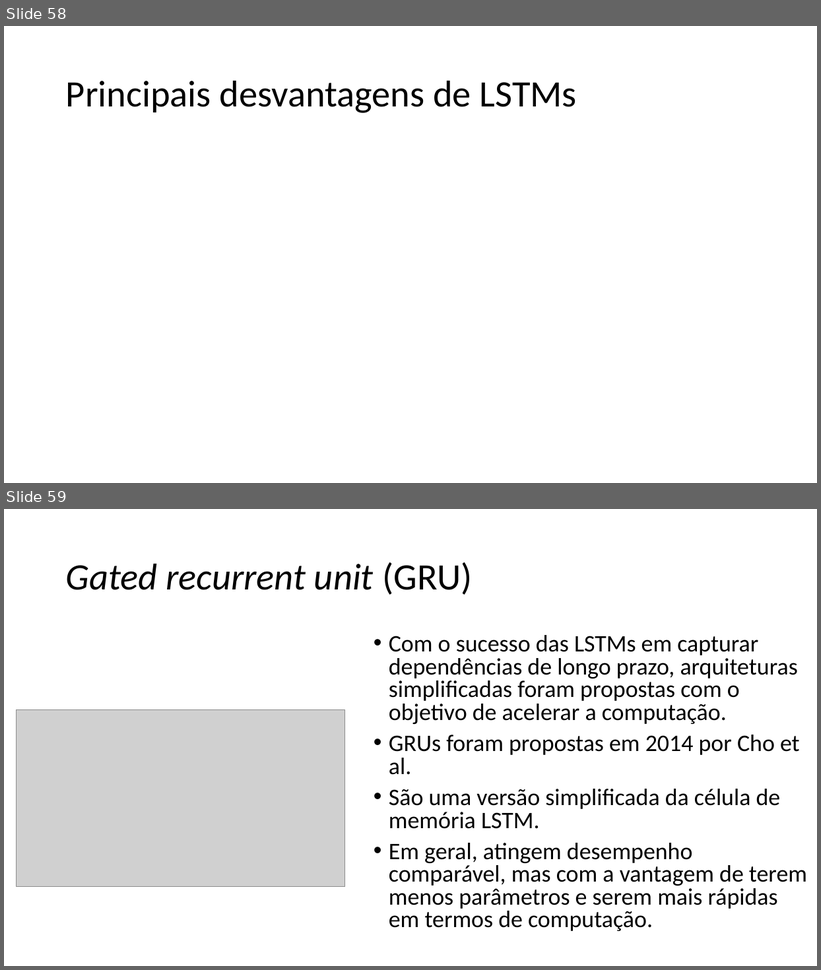
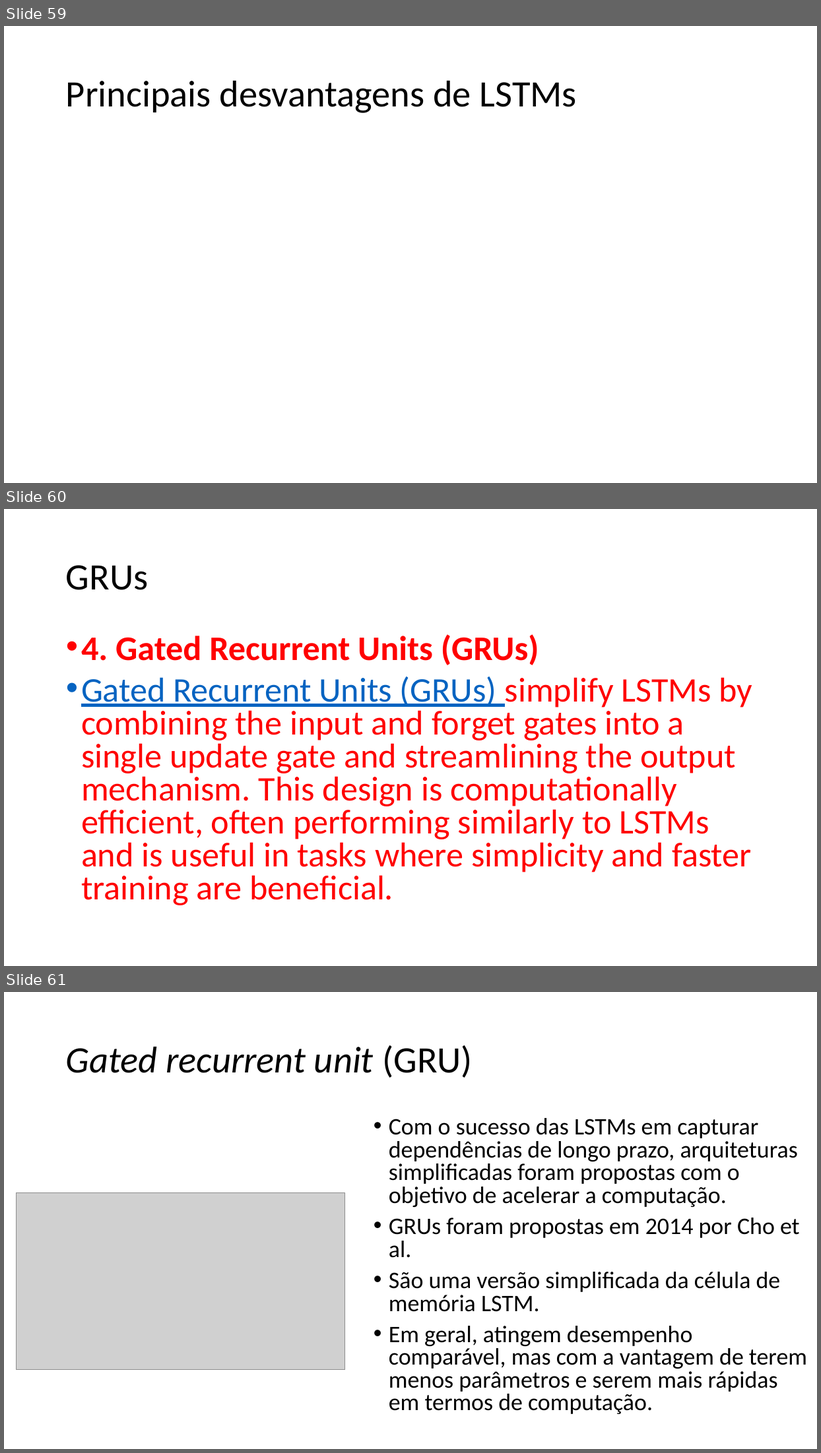
Before and after one commit to zz4fap/c24_inteligencia_artificial, a slide deck: slides/C24_RNN.pptx. Shown one above the other, each under a label of ours: slides 58 and 59 before the commit, slides 59, 60 and 61 after it. The pictures are 821x970 and 821x1453 pixels, drawn with LibreOffice and Linux fonts; fonts in the diff are those of the drawing; grey boxes stand for pictures. Boxes give left, top, right and bottom in pixels: in the first picture for what was removed or moved away, otherwise in the second. Text is boxed around its words. In the diff, an @@ line names an element or a change of style, - is before the commit and + after.

```diff
--- a/slides/C24_RNN.pptx
+++ b/slides/C24_RNN.pptx
@@ slide 60 added at [4, 509, 817, 966], background #FFFFFF @@
@@ title added at [66, 565, 148, 590], 44 pt, text #000000 @@
+GRUs
@@ text added at [81, 634, 753, 906], 40.7 pt, text #FF0000 @@
+• 4. Gated Recurrent Units (GRUs)
+• Gated Recurrent Units (GRUs) simplify LSTMs by combining the input and forget gates into a single update gate and streamlining the output mechanism. This design is computationally efficient, often performing similarly to LSTMs and is useful in tasks where simplicity and faster training are beneficial.
@@ what was slide 58 is now slide 59 @@
@@ what was slide 59 is now slide 61 @@
```
Also in this commit, not shown: 1 other slide added.
